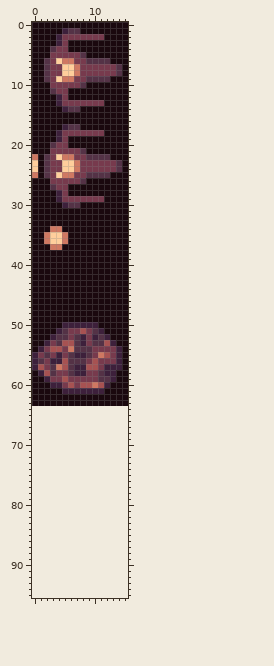
Edited in one commit: sprite sheet (gfx/sprite_sheet.png). This is how it looked before the edit.
The file is 16x64 pixels. The old version is drawn lined up with the new one, on the new canvas.
After the commit:
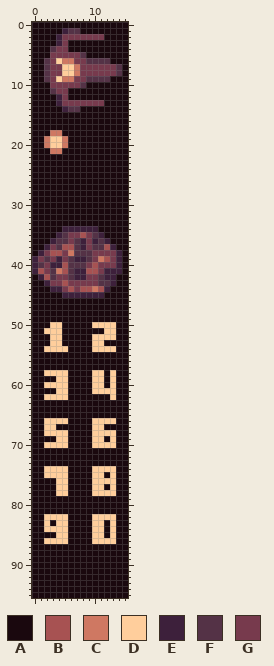
Palette (. is transparent): A #1a080e  B #a75252  C #cf7862  D #ffce9c  E #3d203b  F #543246  G #773a4d
Edits made:
canvas 16x64 -> 16x96
Changed rows in their new state; - is an unchanged pixel.
first column x 0:
17 -----AAA-------
18 ---CCAAAAAAA---
19 --CDDC---------
20 --CDDC---------
21 ---CCAAAA------
22 A-AAAAAAAAAAA--
23 A-AAAAAAAAAAAAA
24 A-AAAAAAAAAAAAA
25 A-AAAAAAAAAAA--
26 ---AAAAAA------
27 ---AAA---------
28 ----AA---------
29 ----AAAAAAAA---
30 -----AAA-------
first column x 0:
34 ---AAEEEEEE----
35 --AAEFGGBGFE---
36 --AEFFGFEGEFE--
37 --EGFBBFEGFFBE-
38 -EGBBGCFFFGGGGE
39 EGFGEGFEEFGCBGE
40 EFGEEBFFFGBGGGE
41 EBGFCBFEEBBGEEE
42 -EBFGGFEEGGFEE-
43 --EGGBGGGGGFFE-
44 ---EEGBGBBCBE--
45 -----EEEEEEE---
first column x 0:
50 ---DDAAAAADDDD--
51 --DDDAAAAAAADD--
52 ---DDAAAAADDDD--
53 --ADDAAAAADDAA--
54 -ADDDDAAAADDDDA-
55 AAAAAAAAAAAAAAA-
56 AAAAAAAAAAAAAAA-
57 AAAAAAAAAAAAAAA-
58 -ADDDDAAAADDAD--
59 --AADDAAAADDAD--
60 --DDDDAAAADDAD--
61 ----DDAAAADDDD--
62 --DDDD-------D--
64 AAAAAAAAAAAAAAAA
65 AAAAAAAAAAAAAAAA
66 AADDDDAAAADDDDAA
67 AADDAAAAAADDAAAA
68 AADDDDAAAADDDDAA
69 AAAADDAAAADDADAA
70 AADDDDAAAADDDDAA
71 AAAAAAAAAAAAAAAA
72 AAAAAAAAAAAAAAAA
73 AAAAAAAAAAAAAAAA
74 AADDDDAAAADDDDAA
75 AADDDDAAAADDADAA
76 AAAADDAAAADDDDAA
77 AAAADDAAAADDADAA
78 AAAADDAAAADDDDAA
79 AAAAAAAAAAAAAAAA
80 AAAAAAAAAAAAAAAA
81 AAAAAAAAAAAAAAAA
82 AADDDDAAAADDDDAA
83 AADADDAAAADDADAA
84 AADDDDAAAADDADAA
85 AAAADDAAAADDADAA
86 AADDDDAAAADDDDAA
87 AAAAAAAAAAAAAAAA
88 AAAAAAAAAAAAAAAA
89 AAAAAAAAAAAAAAAA
90 AAAAAAAAAAAAAAAA
91 AAAAAAAAAAAAAAAA
92 AAAAAAAAAAAAAAAA
93 AAAAAAAAAAAAAAAA
94 AAAAAAAAAAAAAAAA
95 AAAAAAAAAAAAAAAA
Where, in picture pixels (left, top, right, bottom), the same in both pictures:
changed: (32, 124, 128, 598)
